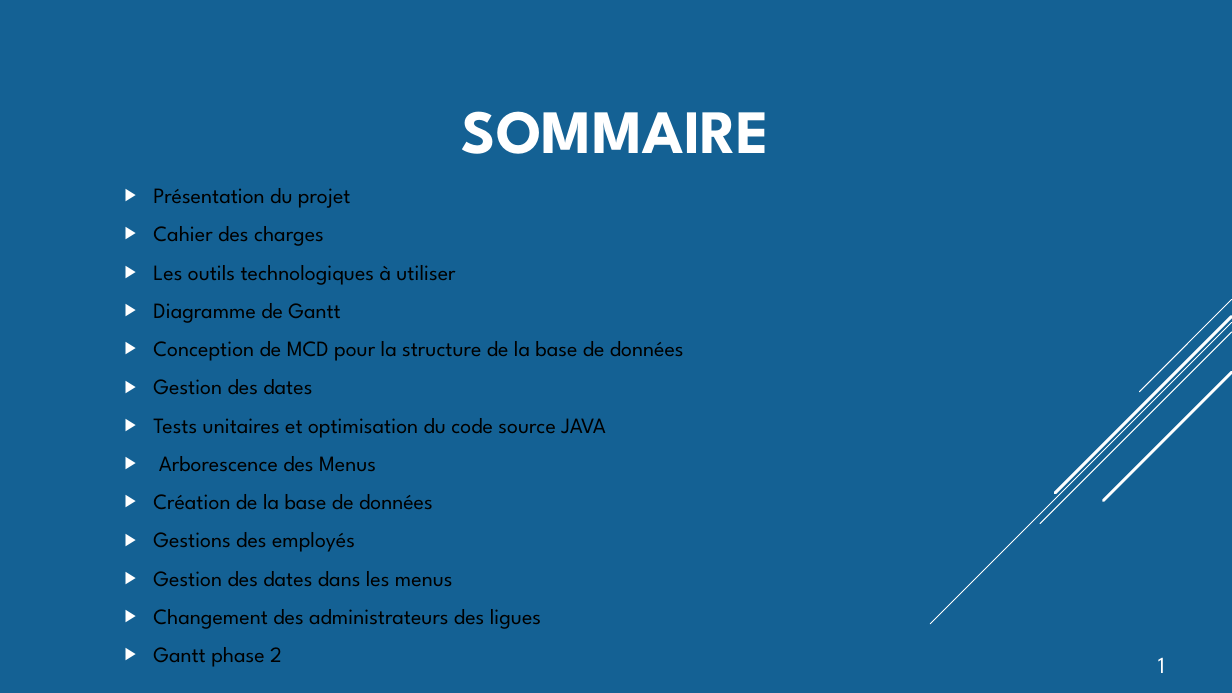
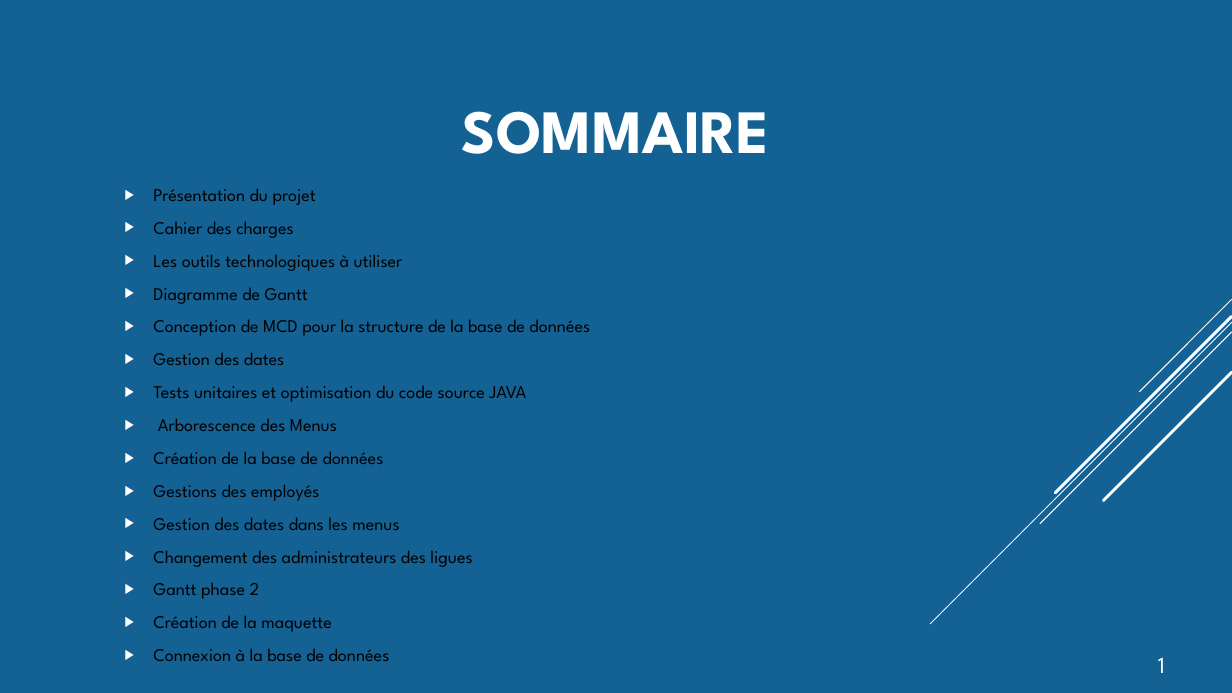
Before and after one commit to etemesgen/personnel, a slide deck: slide 2 of Gestion du Personnel.pptm. Drawn at 1232x693 pixels with LibreOffice and Linux fonts; fonts in the diff are those of the drawing. Boxes give left, top, right and bottom in pixels: in the first picture for what was removed or moved away, otherwise in the second. Text is boxed around its words. In the diff, an @@ line names an element or a change of style, - is before the commit and + after.

```diff
--- a/Gestion du Personnel.pptm
+++ b/Gestion du Personnel.pptm
@@ text at <box>153,188,590,599</box>: size 17 to 14 pt in "Présentation du projet", "Cahier des charges", "Les outils technologiques à utiliser", "Diagramme de Gantt" and 9 more places @@
@@ text at <box>153,615,390,661</box>: paragraphs added @@
+▶ Création de la maquette
+▶ Connexion à la base de données
```
Also in this commit, not shown: 4 other slides changed, 3 slides added, 2 other files.
